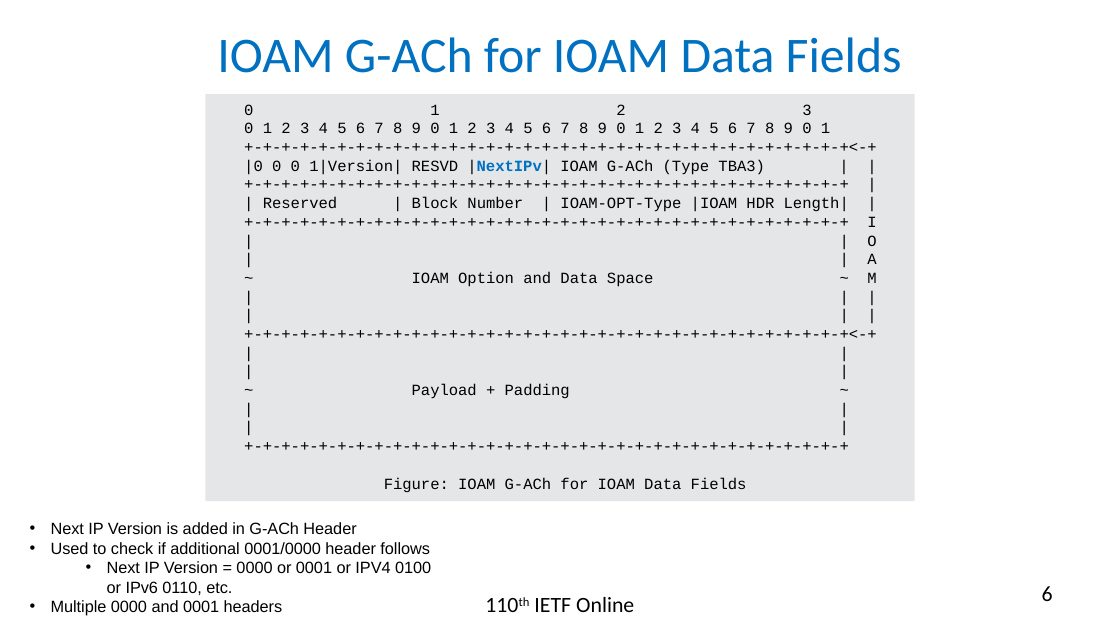
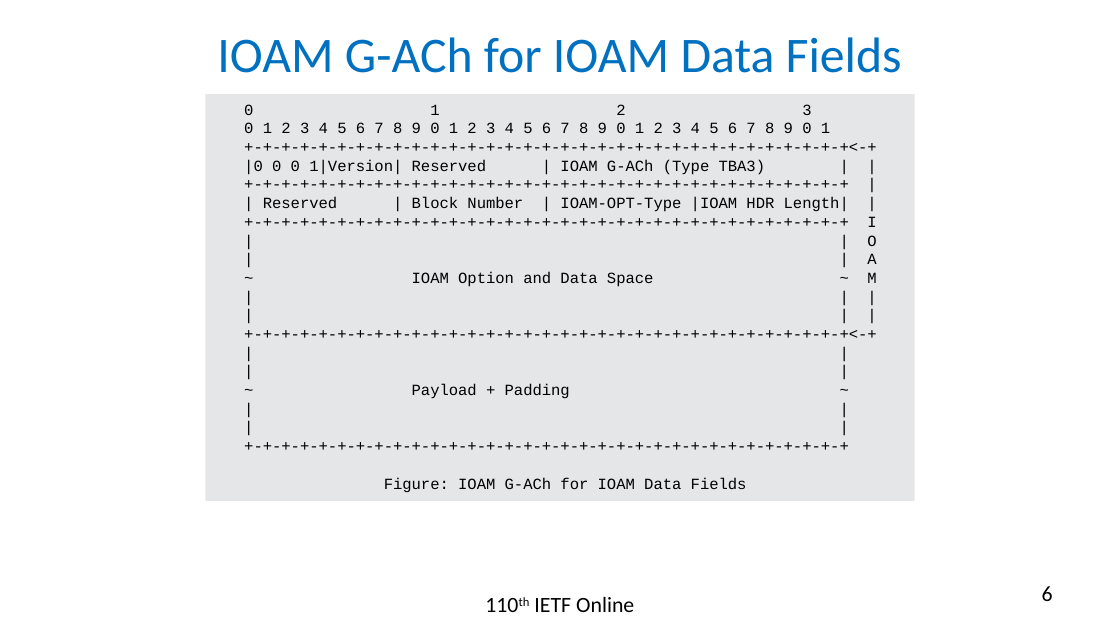
Before and after one commit to rakgandhi/ietf-slides, a slide deck: slide 6 of draft-gandhi-mpls-ioam-sr-06.pptx. Drawn at 1120x630 pixels with LibreOffice and Linux fonts; fonts in the diff are those of the drawing. Boxes give left, top, right and bottom in pixels: in the first picture for what was removed or moved away, otherwise in the second. Text is boxed around its words. In the diff, an @@ line names an element or a change of style, - is before the commit and + after.

```diff
--- a/draft-gandhi-mpls-ioam-sr-06.pptx
+++ b/draft-gandhi-mpls-ioam-sr-06.pptx
@@ text in rectangle at <box>244,159,766,175</box>: text changed @@
-|0 0 0 1|Version| RESVD |NextIPv| IOAM G-ACh (Type TBA3) | |
+|0 0 0 1|Version| Reserved | IOAM G-ACh (Type TBA3) | |
@@ text removed at <box>51,522,431,616</box> @@
-• Next IP Version is added in G-ACh Header
-• Used to check if additional 0001/0000 header follows
-  • Next IP Version = 0000 or 0001 or IPV4 0100 or IPv6 0110, etc.
-• Multiple 0000 and 0001 headers
```
Also in this commit, not shown: 10 other slides changed.
